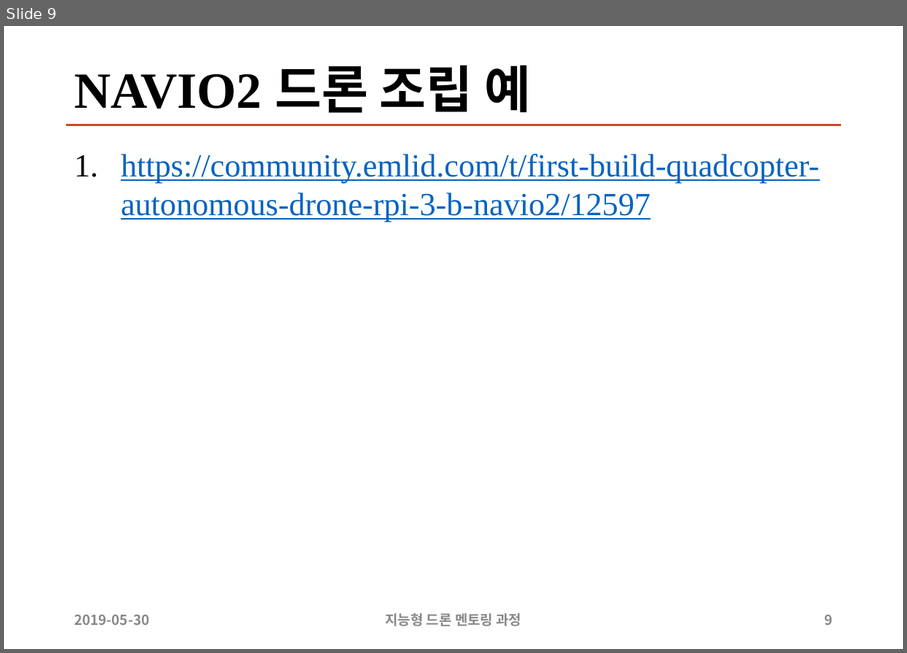
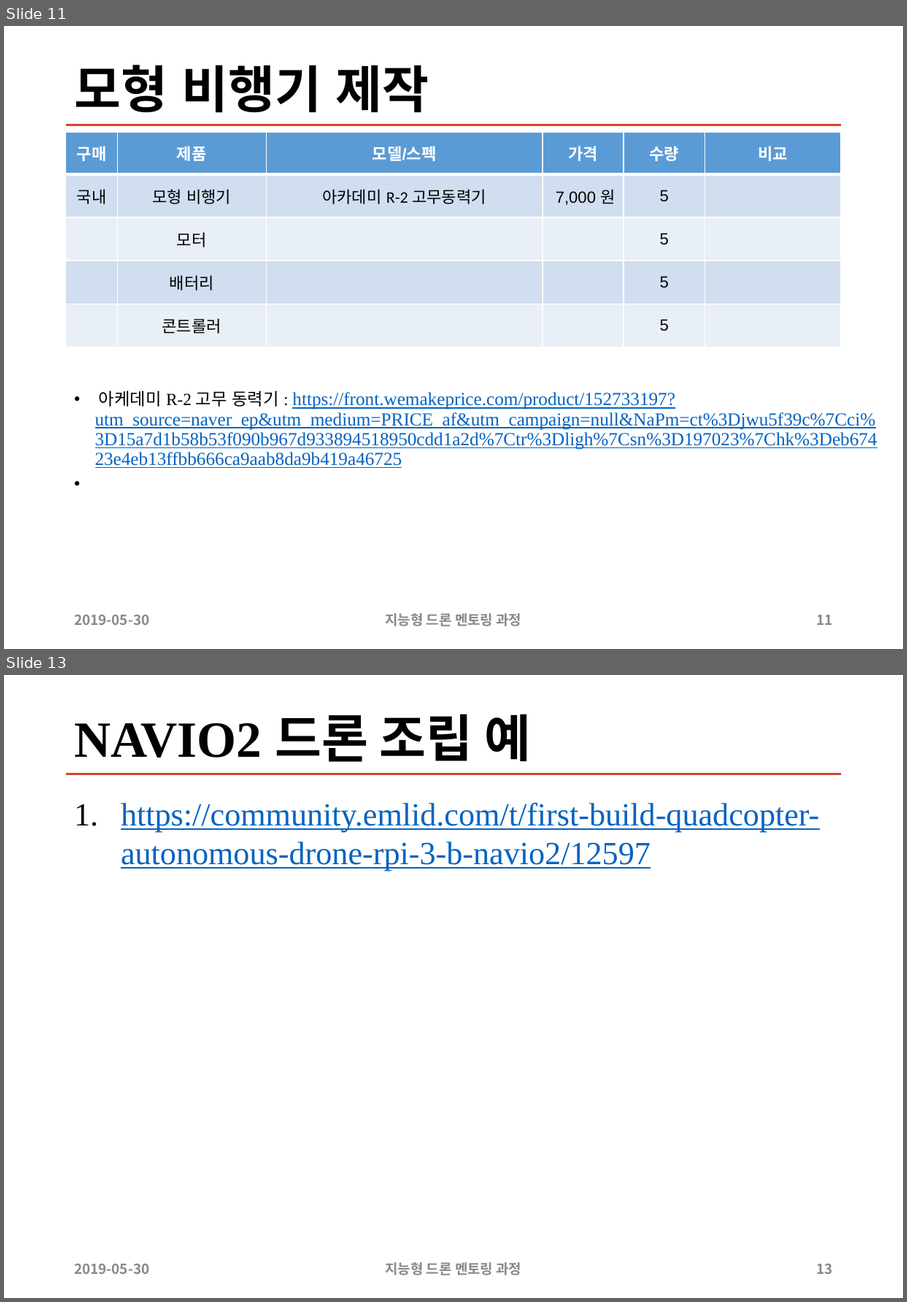
Before and after one commit to sunabove/autopilot_doc, a slide deck: 120 구매/100 OLD/108 2차 지능형 드론 멘토링 HW 구매 목록 19년 6월 V1.1.pptx. Shown one above the other, each under a label of ours: slide 9 before the commit, slides 11 and 13 after it; the slides between them are not shown. The pictures are 907x653 and 907x1302 pixels, drawn with LibreOffice and Linux fonts; fonts in the diff are those of the drawing. Boxes give left, top, right and bottom in pixels: in the first picture for what was removed or moved away, otherwise in the second. Text is boxed around its words. In the diff, an @@ line names an element or a change of style, - is before the commit and + after.

```diff
--- a/120 구매/100 OLD/108 2차 지능형 드론 멘토링 HW 구매 목록 19년 6월 V1.1.pptx
+++ b/120 구매/100 OLD/108 2차 지능형 드론 멘토링 HW 구매 목록 19년 6월 V1.1.pptx
@@ slide 11 added at [4, 26, 903, 649], background #FFFFFF; not listed: 1 template element that a slide beside it also shows @@
@@ title added at [74, 65, 430, 113], 44 pt, text #000000, bold @@
+모형 비행기 제작
@@ table added at [65, 133, 841, 347], 5 rows, 6 columns @@
+구매 | 제품 | 모델/스펙 | 가격 | 수량 | 비교
+국내 | 모형 비행기 | 아카데미 R-2 고무동력기 | 7,000 원 | 5 | 
+ | 모터 |  |  | 5 | 
+ | 배터리 |  |  | 5 | 
+ | 콘트롤러 |  |  | 5 | 
@@ text added at [95, 390, 878, 449], 16 pt, text #0563C1, underline @@
+• 아케데미 R-2 고무 동력기 : https://front.wemakeprice.com/product/152733197?utm_source=naver_ep&utm_medium=PRICE_af&utm_campaign=null&NaPm=ct%3Djwu5f39c%7Cci%3D15a7d1b58b53f090b967d933894518950cdd1a2d%7Ctr%3Dligh%7Csn%3D197023%7Chk%3Deb67423e4eb13ffbb666ca9aab8da9b419a46725
@@ text added at [74, 614, 149, 625], 12 pt, text #888888, bold @@
+2019-05-30
@@ text added at [385, 613, 522, 626], 12 pt, text #888888, bold @@
+지능형 드론 멘토링 과정
@@ page number added at [816, 614, 833, 625], 12 pt, text #888888, bold @@
+11
@@ what was slide 9 is now slide 13 @@
@@ page number at [816, 1263, 833, 1274]: text changed @@
-9
+13
```
Also in this commit, not shown: 3 slides changed, 3 other slides added, 3 other files.
